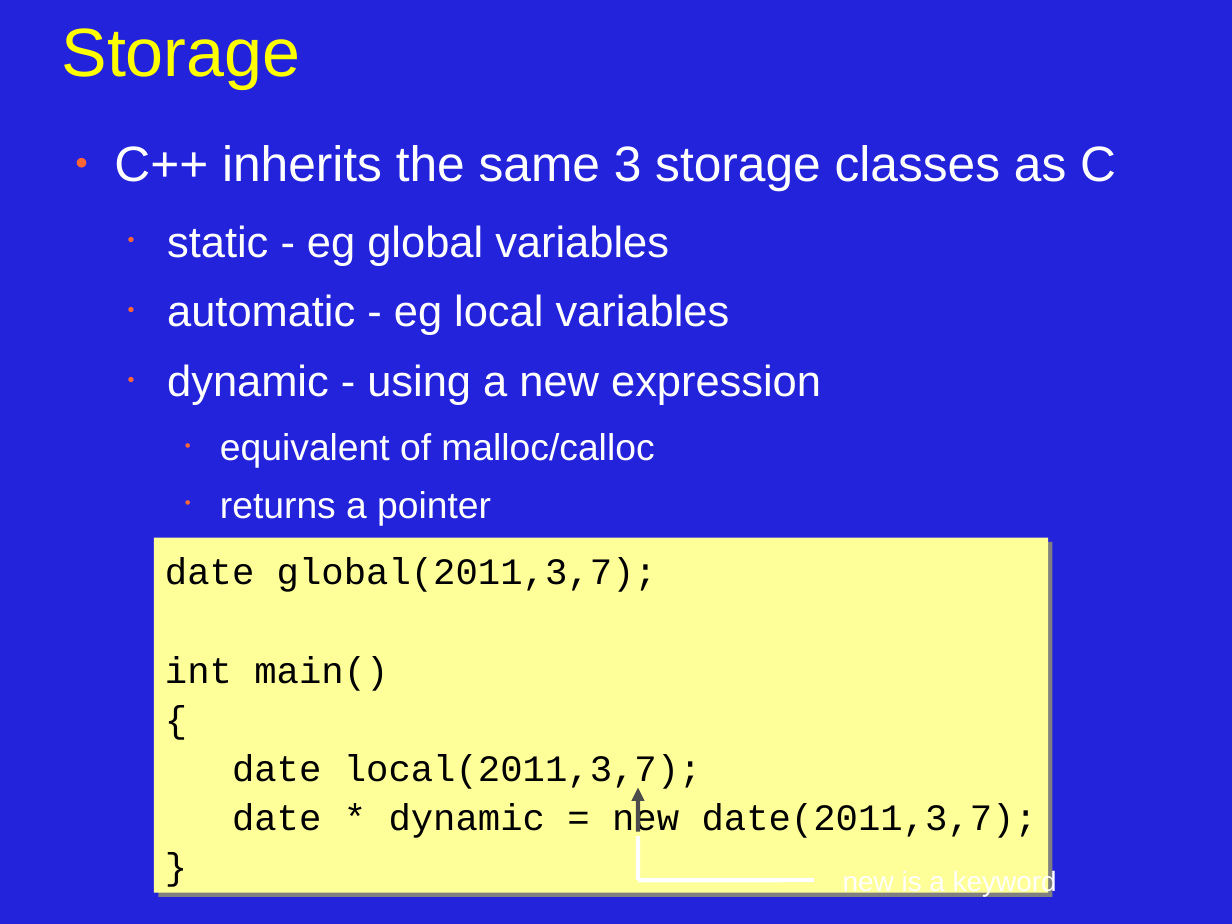
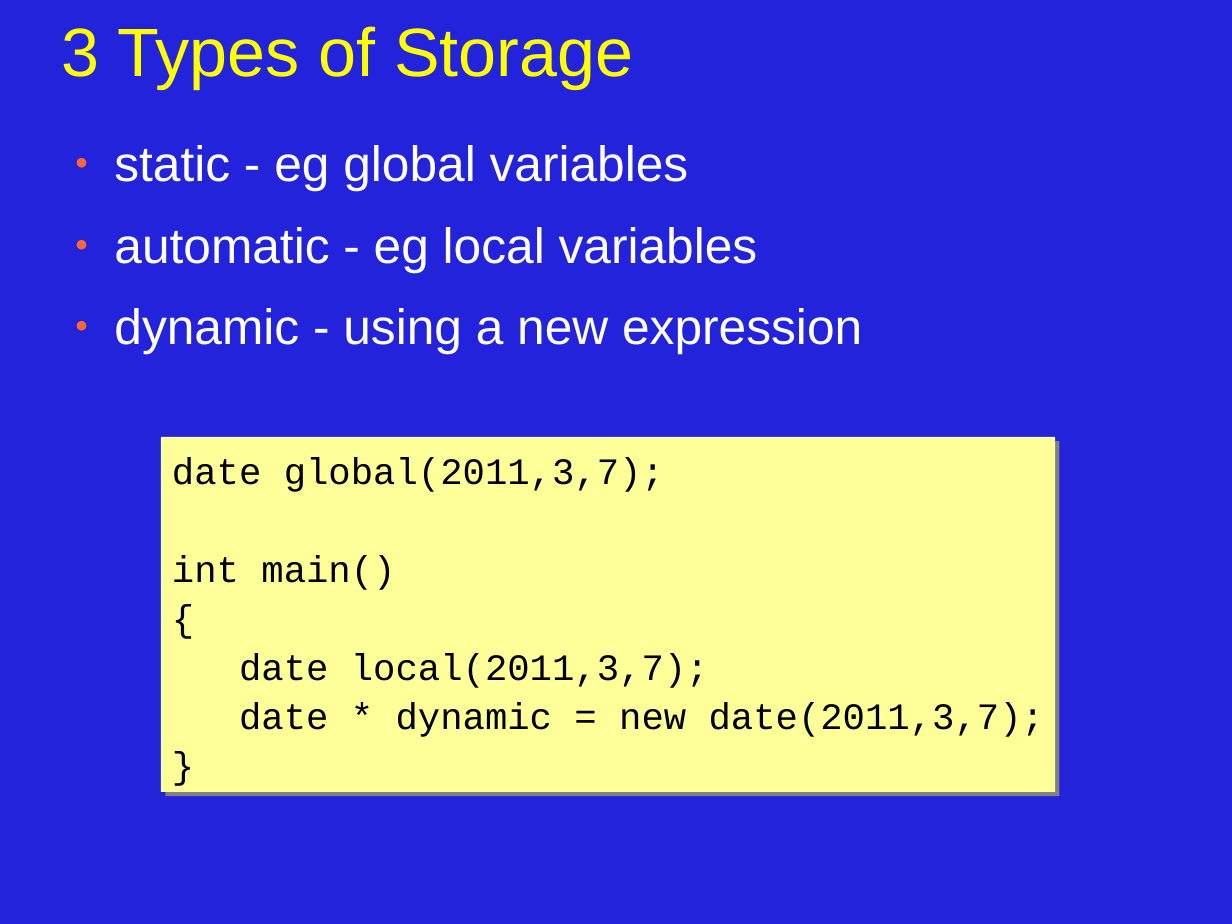
Before and after one commit to JonJagger/two-day-courses, a slide deck: slide 10 of cppf/04_Objects_Classes_and_Lifetime.odp. Drawn at 1232x924 pixels with LibreOffice and Linux fonts; fonts in the diff are those of the drawing. Boxes give left, top, right and bottom in pixels: in the first picture for what was removed or moved away, otherwise in the second. Text is boxed around its words. In the diff, an @@ line names an element or a change of style, - is before the commit and + after.

```diff
--- a/cppf/04_Objects_Classes_and_Lifetime.odp
+++ b/cppf/04_Objects_Classes_and_Lifetime.odp
@@ title at [62, 26, 633, 89]: text changed @@
-Storage
+3 Types of Storage
@@ text "static - eg global variables" at [114, 145, 862, 354]: size 28 to 32 pt; bullet • to ●; list level 2 to 1 in "static - eg global variables"; list level 2 to 1 in "automatic - eg local variables"; list level 2 to 1 in "dynamic - using a new ..." @@
@@ text at [114, 145, 1116, 191]: paragraph removed @@
-● C++ inherits the same 3 storage classes as C
@@ rectangle "date global(2011,3,7);": place and size @@
-rectangle "date global(2011,3,7);" at [154, 538, 1049, 893]
+rectangle "date global(2011,3,7);" at [161, 437, 1055, 793]
@@ text at [220, 433, 654, 525]: paragraphs removed @@
-    • equivalent of malloc/calloc
-    • returns a pointer
@@ arrow removed from (638, 832) to (638, 788) @@
@@ line removed from (638, 880) to (638, 836) @@
@@ text removed at [843, 869, 1057, 896] @@
-new is a keyword
@@ line removed from (814, 880) to (638, 880) @@
```
Also in this commit, not shown: 14 other slides changed, 3 slides added, 4 slides removed.
